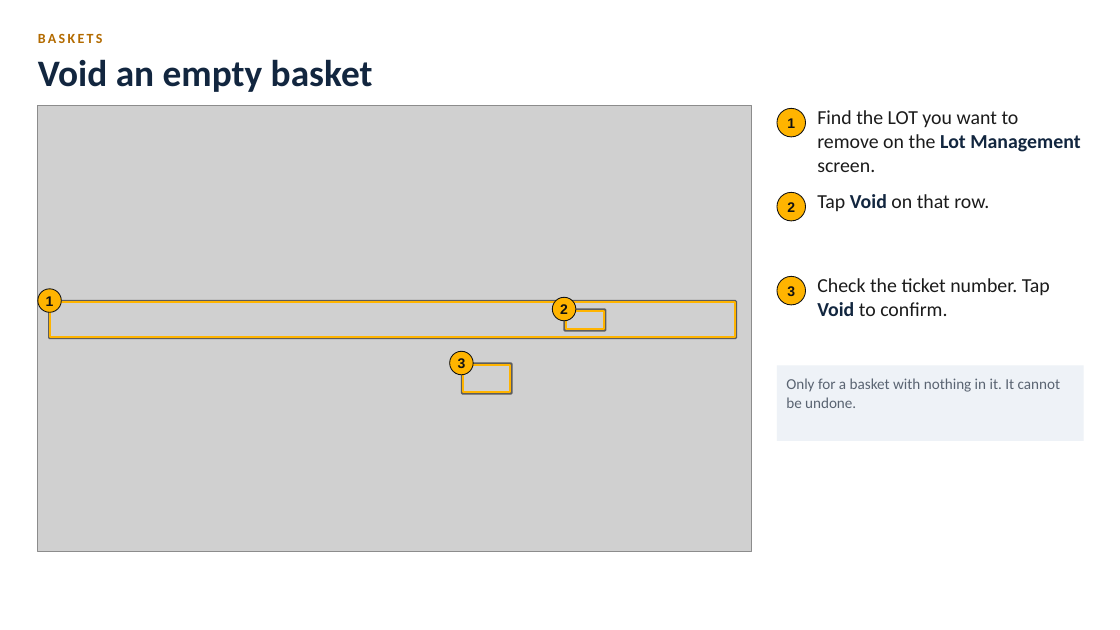
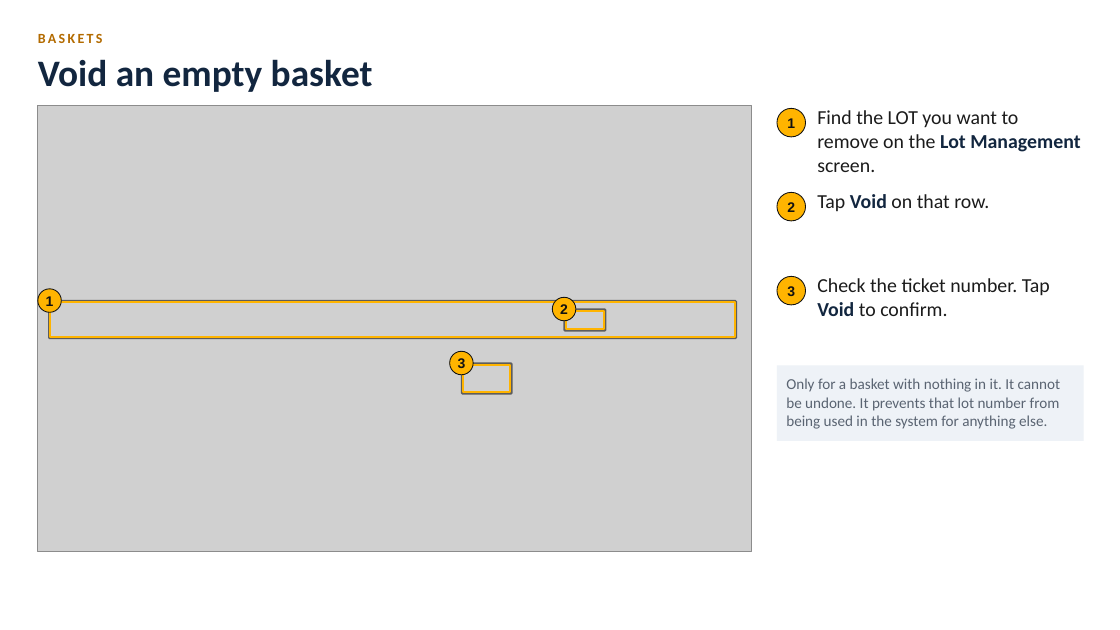
Before and after one commit to BR-Customers/MPP, a slide deck: slide 13 of docs/training/diecast/MPP_DieCast_Training.pptx (slide 12 before the commit). Drawn at 1120x630 pixels with LibreOffice and Linux fonts; fonts in the diff are those of the drawing; grey boxes stand for pictures. Boxes give left, top, right and bottom in pixels: in the first picture for what was removed or moved away, otherwise in the second. Text is boxed around its words. In the diff, an @@ line names an element or a change of style, - is before the commit and + after.

```diff
--- a/docs/training/diecast/MPP_DieCast_Training.pptx
+++ b/docs/training/diecast/MPP_DieCast_Training.pptx
@@ text in rectangle at <box>786,378,1060,429</box>: text changed @@
-Only for a basket with nothing in it. It cannot be undone.
+Only for a basket with nothing in it. It cannot be undone. It prevents that lot number from being used in the system for anything else.
```
Also in this commit, not shown: 5 other slides changed, 2 slides added, 6 other files.
